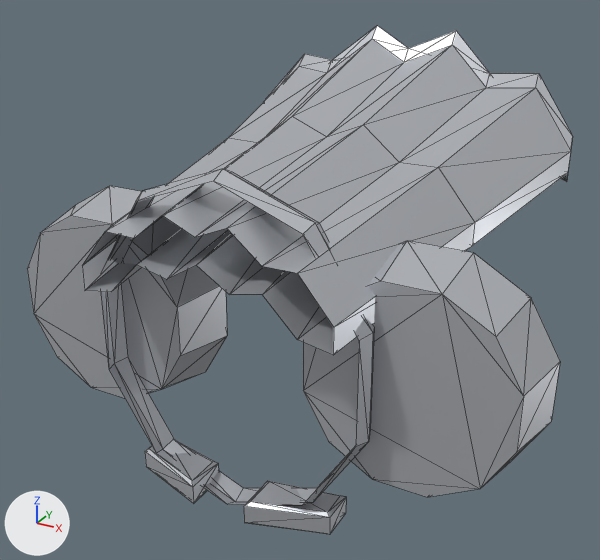
An edit to the glTF model client/public/models/armour/cape_mantle.glb, drawn before and after from the same camera.
The view is the same before and after, from a 50 mm camera at (0.778, -3.111, 0.775) aimed at (-0.035, -1.633, 0.036). The lights are fixed; the arrows at lower left show +X, +Y and +Z. The older version comes first. Mesh edges are drawn as thin lines. Vertices at exactly the same position are counted once.

The older version as bpy lines, for what is in view:
```python
me_cape1_002 = bpy.data.meshes.new('Cape1.002')
me_cape1_002.from_pydata(...)  # 54 vertices, 88 faces; spans x -0.42..0.42, y -1.58..-1.103, z 0.168..0.519
me_cape1_002.materials.append(mat_steel)
me_torso_002 = bpy.data.meshes.new('Torso.002')
me_torso_002.from_pydata(...)  # 62 vertices, 96 faces; spans x -0.289..0.289, y -2.03..-1.91, z -0.32..0.38
me_torso_002.materials.append(mat_steel)
me_upperarml = bpy.data.meshes.new('UpperArmL')
me_upperarml.from_pydata(...)  # a 12-sided cut cone along y (radius 0.207 at the low end, 0.235 at the high end) spanning x 0.113..0.567, y -1.94..-1.81, z -0.207..0.247
me_upperarml.materials.append(mat_steel)
ob_cape1 = bpy.data.objects.new('Cape1', me_cape1_002)
ob_cape1.location = (0.0, 0.0, 0.0)
ob_torso = bpy.data.objects.new('Torso', me_torso_002)
ob_torso.location = (0.0, 0.0, 0.0)
ob_upperarml = bpy.data.objects.new('UpperArmL', me_upperarml)
ob_upperarml.location = (0.0, 0.0, 0.0)
# also in view: 'Cape0' at (0.0, -1.82, 0.258); 'UpperArmR' at (-0.34, -1.875, 0.02)
```
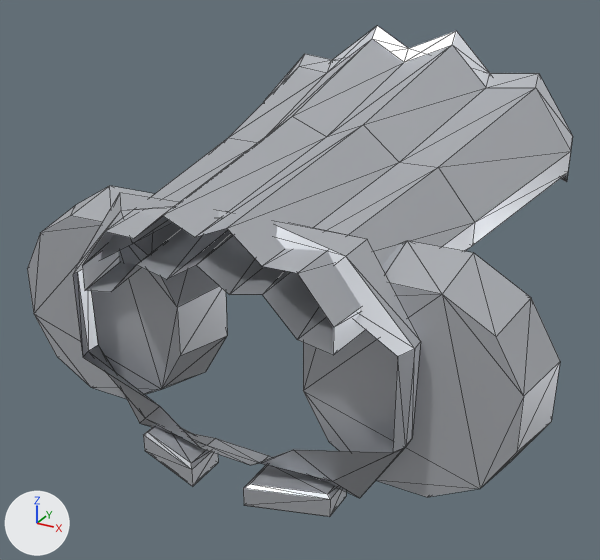
Diff of the bpy script that builds the scene:
```diff
--- a/client/public/models/armour/cape_mantle.glb.py
+++ b/client/public/models/armour/cape_mantle.glb.py
@@ me_torso_002 @@
 # used by ob_torso; location = (0.0, 0.0, 0.0)
-me_torso_002.from_pydata(...)  # 62 vertices, 96 faces; spans x -0.289..0.289, y -2.03..-1.91, z -0.32..0.38
+me_torso_002.from_pydata(...)  # 68 vertices, 104 faces; spans x -0.364..0.364, y -2.03..-1.91, z -0.27..0.302
+# me_torso_002 part 1: the loose piece of 16 vertices spanning x 0.06..0.22, y -2.03..-1.91, z -0.312..-0.26 is moved by (0.0, 0.0, 0.042)
+# me_torso_002 part 2: the loose piece of 16 vertices spanning x -0.22..-0.06, y -2.03..-1.91, z -0.312..-0.26 is moved by (0.0, 0.0, 0.042)
+# me_torso_002 part 3: the loose piece of 30 vertices spanning x -0.289..0.289, y -2.0..-1.94, z -0.32..0.38 is rebuilt with 36 vertices and now spans x -0.364..0.364, y -2.0..-1.94, z -0.232..0.302
 me_torso_002.materials.append(mat_steel)
```

Location of each change, (x1, y1, x2, y2) in pixels of the pictures (600 x 560 px; the box of a moved part takes in the faces that stretch with it):
'Torso', reshaped (27% wider, 11% shorter)
    before: (101, 169, 374, 534)
    after: (73, 193, 420, 517)
part 1 of me_torso_002, moved or reshaped
    before: (244, 481, 346, 534)
    after: (243, 465, 346, 517)
part 2 of me_torso_002, moved or reshaped
    before: (145, 444, 218, 503)
    after: (143, 427, 218, 486)
part 3 of me_torso_002, rebuilt (27% wider, 9% shorter)
    before: (101, 169, 374, 505)
    after: (73, 193, 420, 498)
